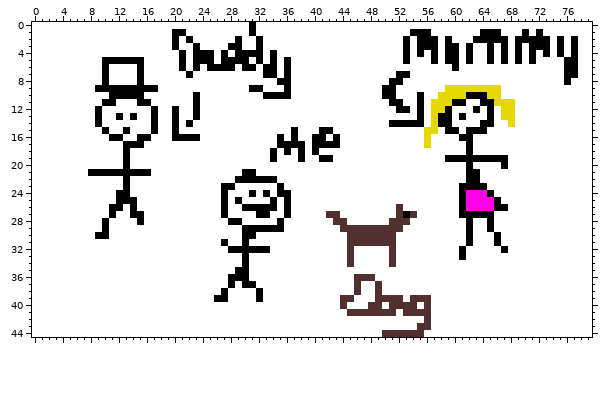
Edited in one commit: sprite sheet (Assets/Sprites/PresentationScreens/BAD SLIDE (Kid drawing).png). The picture above was drawn from the file before the commit.
The file is 80x45 pixels. Colours within 5 levels of each other are drawn and written as one.
New version:
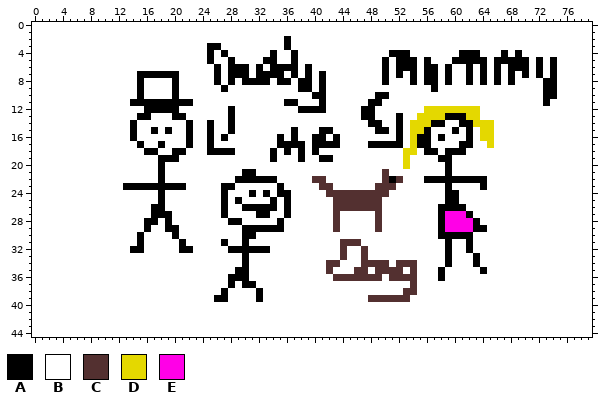
Palette (. is transparent): A #000000  B #ffffff  C #533030  D #e4d800  E #ff00e7
What changed:
Changed rows in their new state; - is an unchanged pixel.
first column x 8:
 0 -----------------------B----------------------------------------------
 1 ------------BB---------B----------------------BBB-------BBB---B-B-----
 2 ------------B-B------B--B---A----------------B-BBB-B---BBBBB-BBBBB-B-B
 3 ------------B--B-AA-BB--B---A----------------B-BBB-BB-B--B-B-B-BBB-B-B
 4 -------------B-BB----BBBB----A-------------AA--B-B-BBA-A-B-----B-B-B-B
 5 --BBBBBB-----B-BB--B-BB-BA--BA------------A-A-A-AB-B-A-AABA-A-ABA-A-BB
 6 --B----B-----B-B-B-B-A-BAB-A-A-A----------A-AAA-AA-AB-A-A-A-AAA-A-A-BB
 7 --B-----AAAAA-B---A-AAA-A--ABA-A-A--------A--BA-AA-A--A-A-A-A-A-A-A-BB
 8 --B---------A-----A-A-AAAA----AA-A--------ABB-A-AA-A--A-A-A-A----AA-B-
 9 -BBBBBB-BB--A------A---BB---B-AA-A--------BB-----A-BBBBBBBB------AA---
10 ---BBBB-----A--B---------BBBB---AA-------A-B---B--BBBBBBBBB------AA---
11 --BB--A--AAAAAAB------------AA---A------AA-BB--B-BBBBB--BBBBB----A----
12 -B------A-AA---B----A---------AAAA-----AA---BB-BD--DDDDD-B-BB---------
13 -B--B-BAAB---A-B----A------------------AA---A--DD-D-A-DD-B-BB---------
14 -B----A--B--B----A--A-------------------AA-B-BDDDA-B-AADDD--B---------
15 --B--BA----AB-A--A--A--------------------AA-A-DDAB-B---BDD------------
16 ---BB-ABB---BB-B-A-A------------------------A-DAA-A--B--DD------------
17 -----BB---A---A--A----------------------AAAAA-DAA----A---D------------
18 -----B--AA--AA---AAAA------------------------DD-AA-AAAB---------------
19 -----B----AAA--------------------------------D----A-BBBBBBBB----------
20 -----B----A----------------------------------D-----A--B----B----------
21 BBBBBBBBB-A-------------------------------C--------A--BB--------------
22 -----B----A---------------------CC--------CAC---AAAAAA--A-------------
23 ------AAAAAAAA-------------------CC------CCC-------A-BBB--------------
24 ----BB----A-----------------------CCCCCCCCC--------AABBBBB------------
25 ----BBB---A------------------------CCCCCCC---------AABBBBBB-----------
26 ---BB-B--AA------------------------CCCCCCC--B-----AAA-BBBBBB----------
27 ---B--BB-AAA----------------------B------C--BBB---AEEE-BBB------------
28 --B----BAA-A------------------------B----C-BBB----AEEEEA-B------------
29 --B-----A--AA----------------------CBBBBB-BBB-----AEEEEAAB------------
30 -BB----A----A------------------------BBBBBBB------AAAA----B-----------
31 -------A-----A----------------------C--BBBBB-------A------B-----------
32 ------AA-----AA---------------------CB-C---B-------A-BA----B----------
33 ------------------------------------CB-C---B-------A-B-A--------------
34 ----------------------------------CC-B-CCCCBCCC----A---A--------------
35 ----------------------------------C---CC-CCCC-C---A-----A-------------
36 -----------------------------------CCC---C-CCCC---A-------------------
37 --------------------------------------B--B----C-----------------------
38 --------------------------------------B--B---CC-----------------------
39 ------------------------------------BB--C----CBBB---------------------
40 ------------------------------------B---BB-BBBB-B---------------------
41 -------------------------------------BBBBBBB-BBBB---------------------
42 ------------------------------------------------B---------------------
43 -----------------------------------------------BB---------------------
44 ------------------------------------------BBBBBB----------------------
